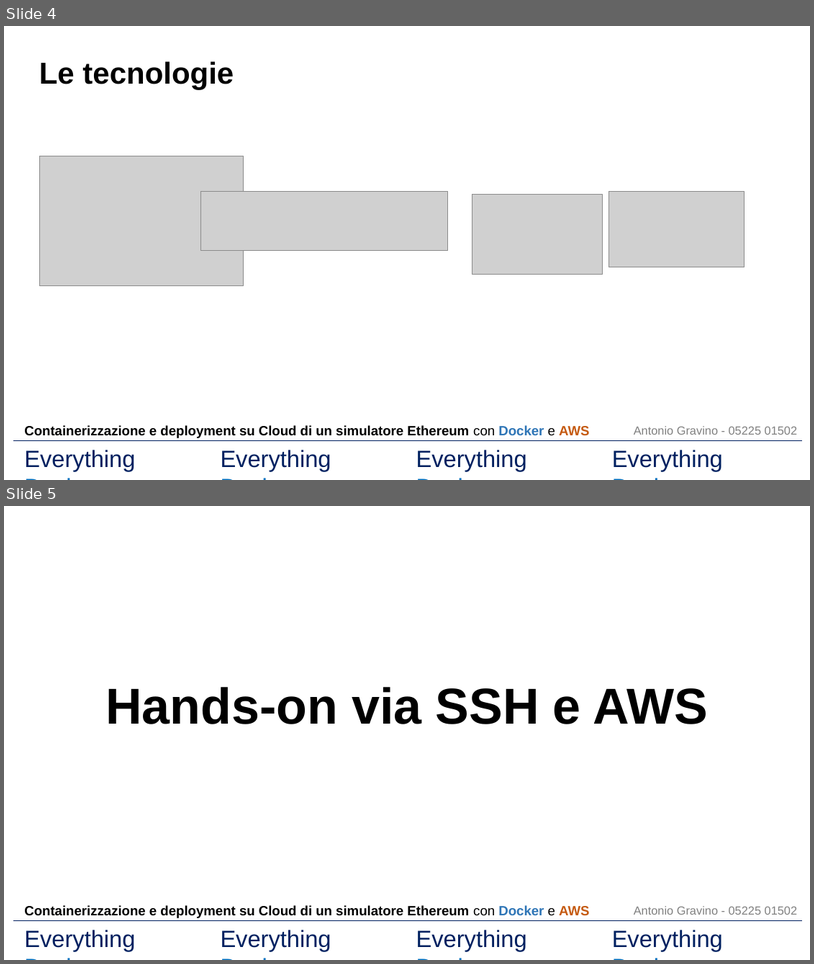
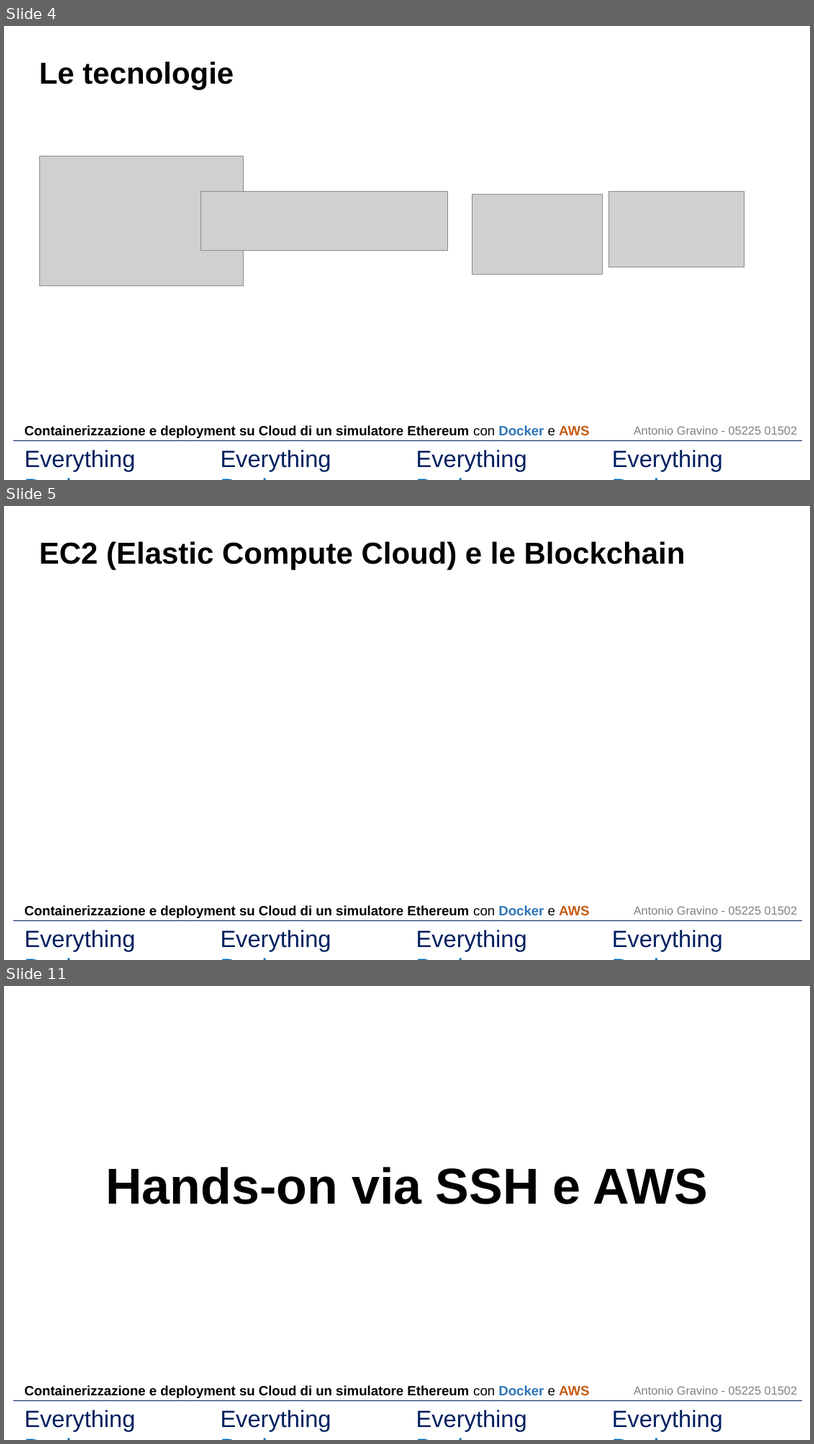
Before and after one commit to HarukiKondo/ganache-ec2, a slide deck: showcase.pptx. Shown one above the other, each under a label of ours: slides 4 and 5 before the commit, slides 4, 5 and 11 after it; the slides between them are not shown. The pictures are 814x964 and 814x1444 pixels, drawn with LibreOffice and Linux fonts; fonts in the diff are those of the drawing; grey boxes stand for pictures. Boxes give left, top, right and bottom in pixels: in the first picture for what was removed or moved away, otherwise in the second. Text is boxed around its words. In the diff, an @@ line names an element or a change of style, - is before the commit and + after.

```diff
--- a/showcase.pptx
+++ b/showcase.pptx
@@ slide 5 added at box(4, 506, 810, 960), background #FFFFFF @@
@@ text added at box(39, 541, 686, 569), 36 pt, text #000000, bold @@
+EC2 (Elastic Compute Cloud) e le Blockchain
@@ text added at box(24, 905, 589, 918), 16 pt, text #000000, bold @@
+Containerizzazione e deployment su Cloud di un simulatore Ethereum con Docker e AWS
@@ text added at box(634, 906, 797, 914), 14 pt, text #808080 @@
+Antonio Gravino - 05225 01502
@@ line added from (13, 921) to (802, 921), #002060 0.5 pt @@
@@ text added at box(24, 929, 135, 951), 28 pt, text #002060 @@
+Everything Docker
@@ text added at box(221, 929, 332, 951), 28 pt, text #002060 @@
+Everything Docker
@@ text added at box(417, 929, 527, 951), 28 pt, text #002060 @@
+Everything Docker
@@ text added at box(612, 929, 723, 951), 28 pt, text #002060 @@
+Everything Docker
@@ what was slide 5 is now slide 11 @@
```
Also in this commit, not shown: 3 slides changed, 5 other slides added.
